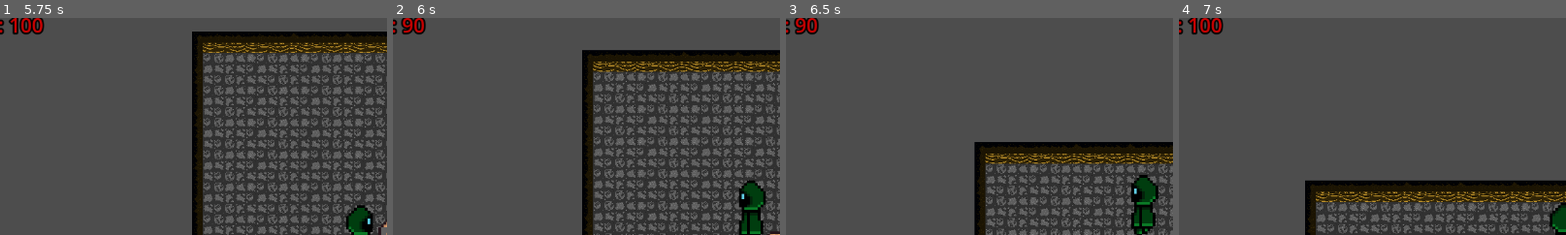
Above: before the commit, frames 1-4 (left to right).
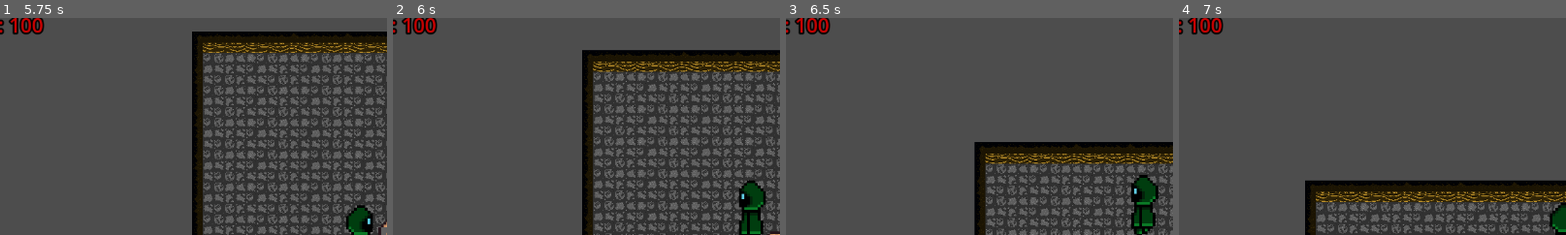
Above: after the commit, the same moments.

Repository: Unnamed-Roguelike-Game/Game
Game: Godot game, scene res://Menus/Main_Menu.tscn
Two runs of this game, one before a commit and one after it. Both use one fixed random seed, a clock stepped at 60 frames per second and the inputs below.
Inputs (mouse positions are % of the whole screen's width and height, from its top left):
- Up to frame 1 (5.75 s): click "Play" at 0.5 s; tap Enter at 1.25 s; move the mouse to (45, 70) at 1.27 s; hold W (up) 1.28-2.78 s; click (45, 70) at 1.35 s; move the mouse to (80, 65) at 2.02 s; tap E (use_ability) at 2.1, 3.6, 5.1 s; move the mouse to (20, 35) at 2.77 s; hold A (left) 2.78-4.28 s; click (20, 35) at 2.85 s; move the mouse to (55, 50) at 3.52 s; move the mouse to (35, 25) at 4.27 s; hold S (down) 4.28-5.03 s; click (35, 25) at 4.35 s; move the mouse to (72, 45) at 5.02 s; hold D (right) from 5.03 s (still down)
- Up to frame 2 (6 s): move the mouse to (30, 55) at 5.77 s; release D (right) at 5.78 s; hold W (up) from 5.78 s (still down); click (30, 55) at 5.85 s
- Up to frame 3 (6.5 s): keep holding W (up)
- Up to frame 4 (7 s): move the mouse to (60, 28) at 6.52 s; release W (up) at 6.53 s; hold D (right) from 6.53 s (still down); tap E (use_ability) at 6.6 s
The pictures show only the part of the screen within x 4-54%, y 0-50%; the shares and areas given below are measured in that part.

Frame 1 is identical in both runs. In frame 2, 0.4% of the frame differs, in the area x 2-12%, y 0-8%; in frame 3, 0.4%; in frame 4, nothing differs.

Commit message:
Make function name clearer

Diff:
--- a/Unnamed Roguelike Game/Game.gd
+++ b/Unnamed Roguelike Game/Game.gd
@@ -6,7 +6,7 @@
 @onready var room_group: Node2D = $"Rooms"
 @onready var spawn_points: Node2D = $"SpawnPointGroup"
 
-const MAX_ROOMS: int = 2
+const MAX_ROOMS: int = 4
 const DISTANCE_BETWEEN_ROOMS: float = 10000.0
 
 var current_spawn_point: int = 0
@@ -15,7 +15,7 @@
 
 
 func _ready() -> void:
-	create_spawn_points()
+	create_room_spawn_points()
 
 
 func _process(_delta: float) -> void:
@@ -27,7 +27,7 @@
 		rooms_generation_done = true
 
 
-func create_spawn_points() -> void:
+func create_room_spawn_points() -> void:
 	for i in range(MAX_ROOMS):
 		var marker: Marker2D = Marker2D.new()
 		marker.position = Vector2(i * DISTANCE_BETWEEN_ROOMS, 0)
